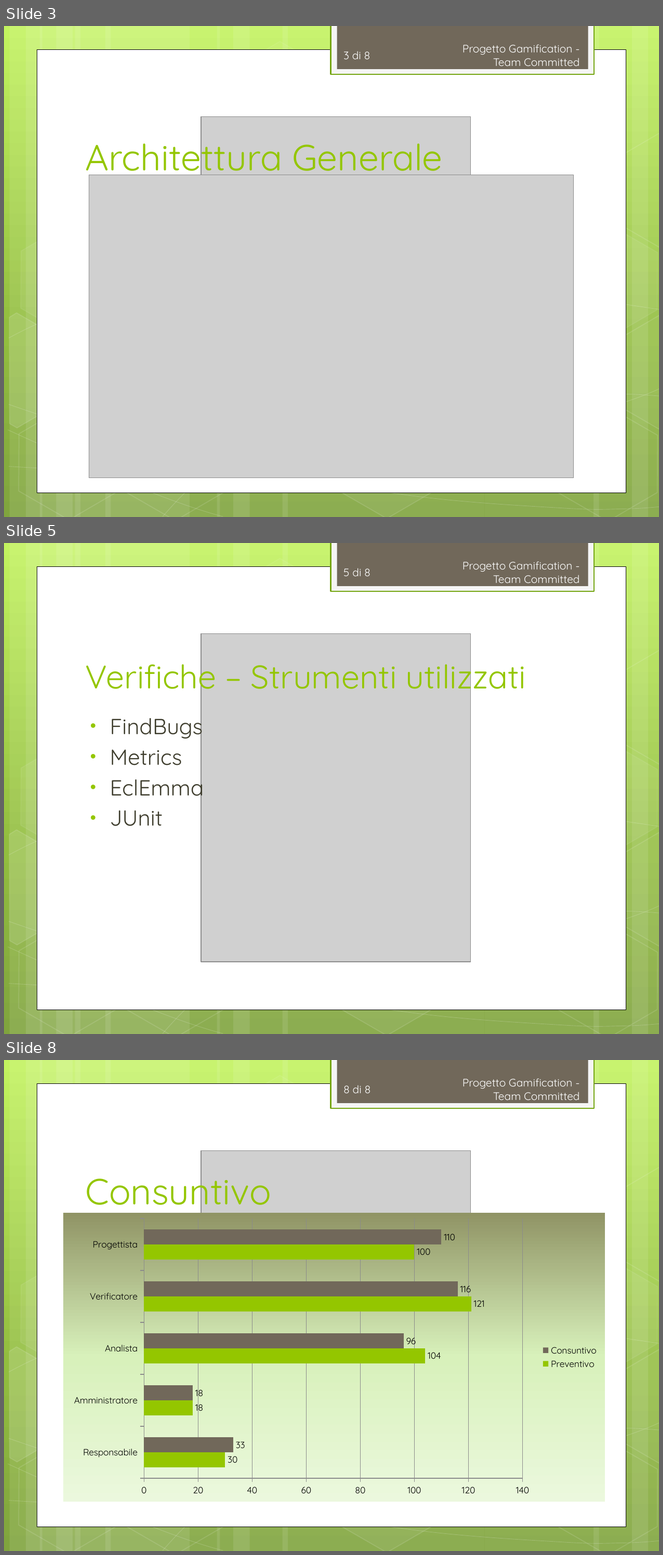
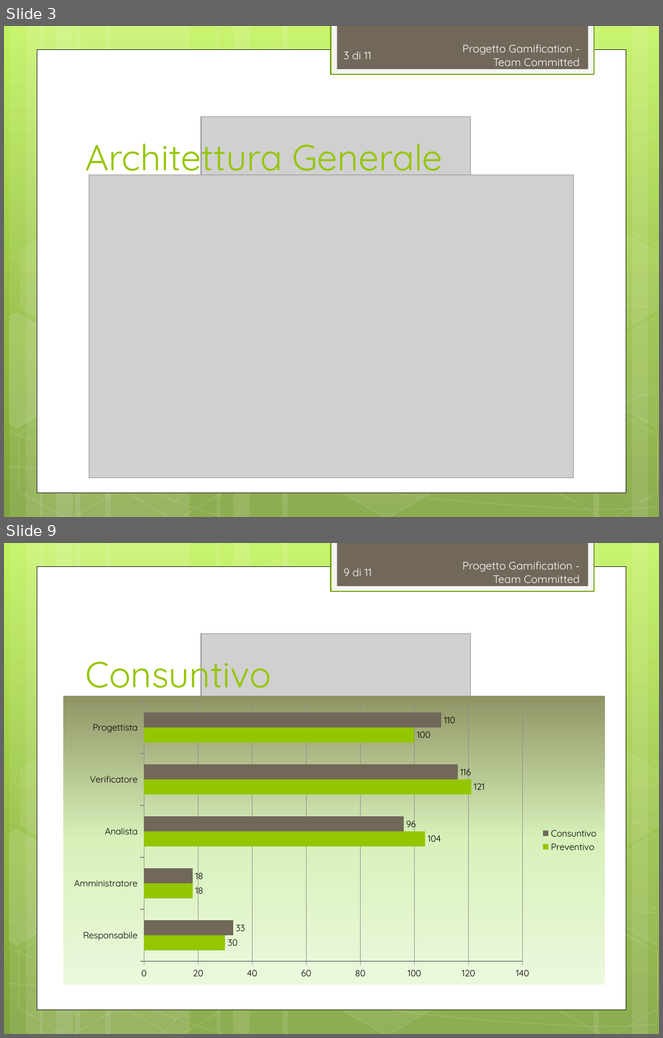
Before and after one commit to TeamCommitted/Team-Committed---Documenti, a slide deck: RQ/Esterni/Presentazione/RQ-Presentazione.pptx. Shown one above the other, each under a label of ours: slides 3, 5 and 8 before the commit, slides 3 and 9 after it; the slides between them are not shown. The pictures are 663x1555 and 663x1038 pixels, drawn with LibreOffice and Linux fonts; fonts in the diff are those of the drawing; grey boxes stand for pictures. Boxes give left, top, right and bottom in pixels: in the first picture for what was removed or moved away, otherwise in the second. Text is boxed around its words. In the diff, an @@ line names an element or a change of style, - is before the commit and + after.

```diff
--- a/RQ/Esterni/Presentazione/RQ-Presentazione.pptx
+++ b/RQ/Esterni/Presentazione/RQ-Presentazione.pptx
@@ slide 5 removed at [4, 543, 659, 1034], background gradient #C3F35F to #93BF3F to #81A53E; not listed: 31 template elements that a slide beside it also shows @@
@@ page number removed at [344, 568, 371, 576] @@
-5 di 8
@@ text removed at [463, 561, 580, 583] @@
-Progetto Gamification - Team Committed
@@ picture removed at [201, 634, 471, 962] @@
@@ title removed at [85, 655, 527, 697] @@
-Verifiche – Strumenti utilizzati
@@ text removed at [110, 712, 204, 826] @@
-• FindBugs
-• Metrics
-• EclEmma
-• JUnit
@@ page number at [344, 51, 372, 59]: text changed @@
-3 di 8
+3 di 11
@@ what was slide 8 is now slide 9 @@
@@ page number at [344, 568, 372, 576]: text changed @@
-8 di 8
+9 di 11
```
Also in this commit, not shown: 3 slides changed, 2 slides added, 2 other files.
